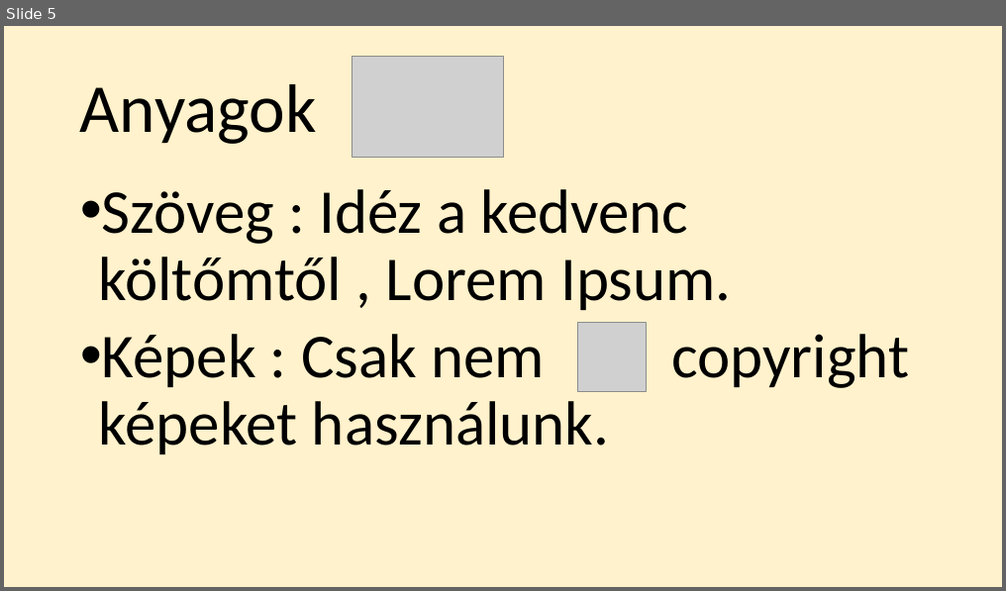
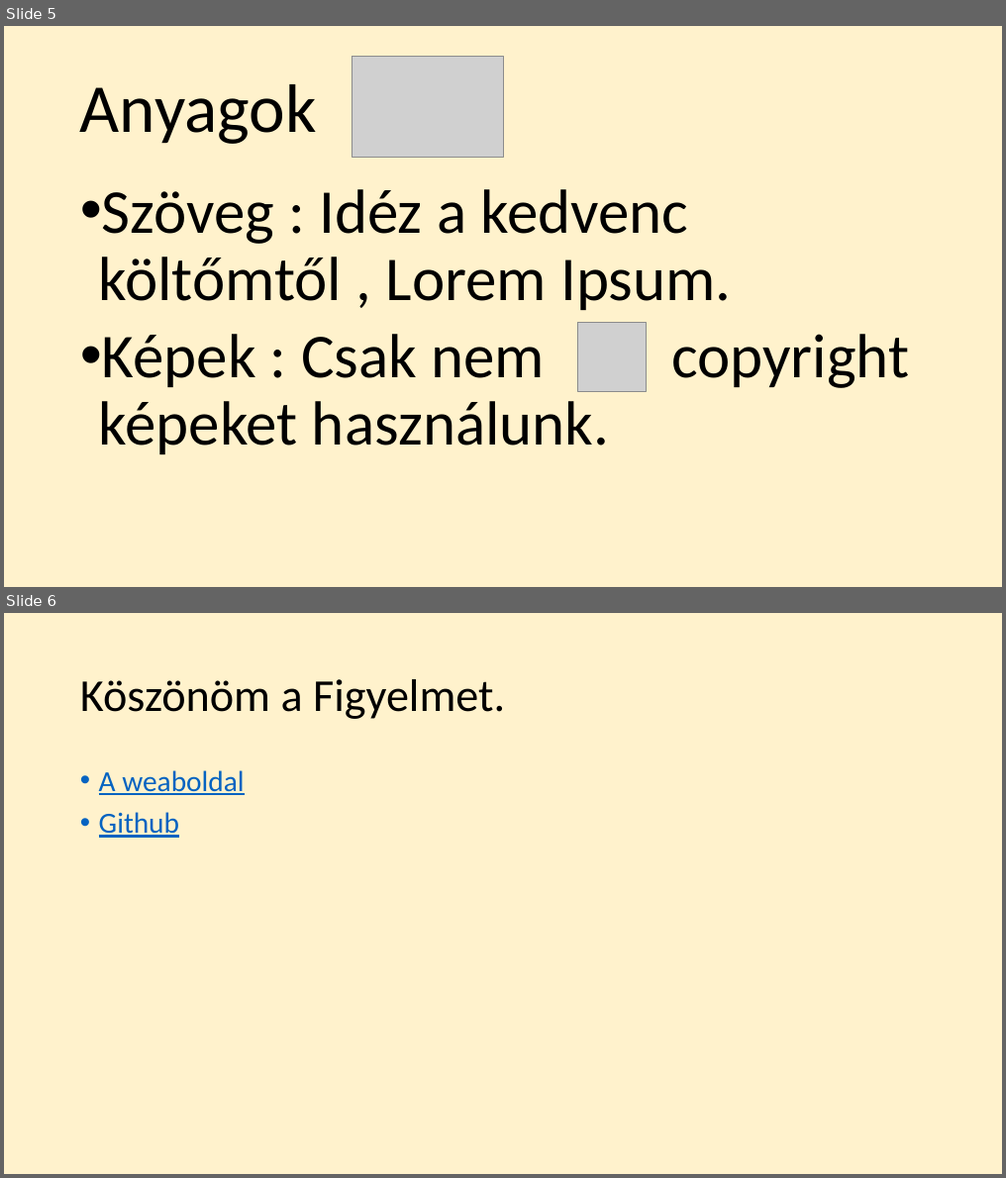
Before and after one commit to xXxMatexXx/k-v-z-projekt, a slide deck: Power Point/LUCKY KÁVÉZÓJA.pptx. Shown one above the other, each under a label of ours: slide 5 before the commit, slides 5 and 6 after it. The pictures are 1006x591 and 1006x1178 pixels, drawn with LibreOffice and Linux fonts; fonts in the diff are those of the drawing; grey boxes stand for pictures. Boxes give left, top, right and bottom in pixels: in the first picture for what was removed or moved away, otherwise in the second. Text is boxed around its words. In the diff, an @@ line names an element or a change of style, - is before the commit and + after.

Commit message:
update 2

```diff
--- a/Power Point/LUCKY KÁVÉZÓJA.pptx
+++ b/Power Point/LUCKY KÁVÉZÓJA.pptx
@@ slide 6 added at <box>4,613,1002,1174</box>, background #FFF2CC @@
@@ title added at <box>80,679,505,719</box>, 44 pt, text #000000 @@
+Köszönöm a Figyelmet.
@@ text added at <box>99,770,244,838</box>, 28 pt, text #0563C1, underline @@
+• A weaboldal
+• Github
```
